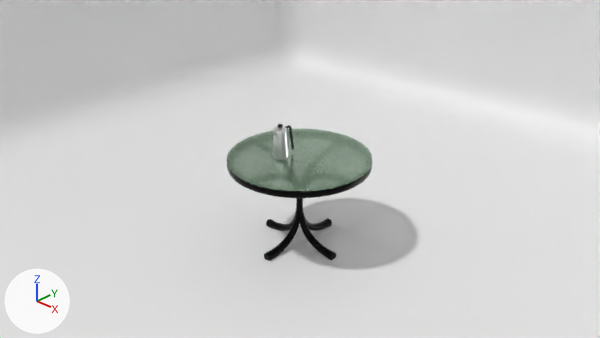
The Blender file blender/03_17/table.blend, before and after one commit.
Camera for both pictures: the file's camera 'Camera'. Every picture has the same lights, and +X, +Y and +Z are marked at lower left.

Objects in the first picture: 'Cylinder', 'Glass', 'Leg', 'Plane'.
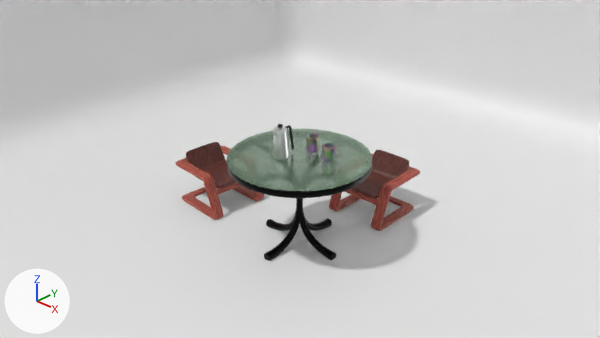
The change, as a list of edits to the scene's bpy script:
```text
Add mat_gold:
    mat_gold = principled_material('Gold')
    mat_gold.base_color = (0.8, 0.293, 0.0126)  # orange #e7931d
    mat_gold.metallic = 1.0
    mat_gold.roughness = 0.0
Add mat_cup:
    mat_cup = bpy.data.materials.new('Cup')
    # nodes: BsdfPrincipled, Mix, OutputMaterial, TexCoord, TexVoronoi
Add mat_wood_002:
    mat_wood_002 = bpy.data.materials.new('Wood.002')
    # nodes: BsdfPrincipled, Bump, Mapping, Mix, OutputMaterial, TexCoord, TexWave
    # colours: red #be614d, red #8e332c
Add mat_wood:
    mat_wood = bpy.data.materials.new('Wood')
    # nodes: BsdfPrincipled, Bump, Mapping, Mix, OutputMaterial, TexCoord, TexWave
    # colours: dark red #70392d, dark red #401714
Add me_cylinder_003:
    me_cylinder_003.from_pydata(...)  # 280 vertices, 292 faces; spans x -1.0..1.86, y -1.0..1.0, z -1.0..1.23
    me_cylinder_003.polygons.foreach_set('use_smooth', [True] * 292)
    # faces by material slot: [280, 12]
    me_cylinder_003.materials.append(mat_cup)  # its picture is missing
    me_cylinder_003.materials.append(mat_gold)  # orange #e7931d
Add me_cube_001:
    me_cube_001.from_pydata(...)  # 444 vertices, 432 faces; spans x -0.65..0.31, y -0.27..1.47, z -0.67..0.5
    me_cube_001.polygons.foreach_set('use_smooth', [True] * 432)
    # faces by material slot: [248, 184]
    me_cube_001.materials.append(mat_wood_002)
    me_cube_001.materials.append(mat_wood)
Add ob_cylinder_002:
    ob_cylinder_002 = bpy.data.objects.new('Cylinder.002', me_cylinder_003)
    ob_cylinder_002.location = (0.226, 0.1, 0.887)
    ob_cylinder_002.rotation_euler = (0.0, 0.0, 0.747)  # degrees (0, 0, 43)
    ob_cylinder_002.scale = (0.0564, 0.0564, 0.0564)
    _m = ob_cylinder_002.modifiers.new('Subdivision', 'SUBSURF')
    _m.levels = 2
Add ob_cylinder_001:
    ob_cylinder_001 = bpy.data.objects.new('Cylinder.001', me_cylinder_003.copy())
    ob_cylinder_001.location = (0.0, 0.158, 0.887)
    ob_cylinder_001.rotation_euler = (0.0, 0.0, 2.144)  # degrees (0, 0, 123)
    ob_cylinder_001.scale = (0.0564, 0.0564, 0.0564)
    _m = ob_cylinder_001.modifiers.new('Subdivision', 'SUBSURF')
    _m.levels = 2
Add ob_chair_001:
    ob_chair_001 = bpy.data.objects.new('Chair.001', me_cube_001)
    ob_chair_001.location = (-1.057, 0.008, -0.003)
    ob_chair_001.rotation_euler = (0.0, 0.0, -6288.0)  # degrees (0, 0, 84)
    _m = ob_chair_001.modifiers.new('Subdivision', 'SUBSURF')
    _m.levels = 2
Add ob_chair:
    ob_chair = bpy.data.objects.new('Chair', me_cube_001.copy())
    ob_chair.location = (0.117, 0.865, -0.003)
    _m = ob_chair.modifiers.new('Subdivision', 'SUBSURF')
    _m.levels = 2
```

Where the change shows, as pixel boxes [x1, y1, x2, y2] in the pictures (600 x 338 px):
'Chair', added: after [329, 150, 420, 231]
    faces in mat_wood_002: [329, 154, 420, 231]
    faces in mat_wood: [351, 150, 409, 199]
'Chair.001', added: after [175, 142, 264, 220]
    faces in mat_wood_002: [175, 146, 264, 220]
    faces in mat_wood: [186, 142, 236, 189]
'Cylinder.002', added: after [322, 143, 342, 162]
    faces in mat_cup (its picture is missing): [322, 143, 342, 162]
'Cylinder.001', added: after [306, 133, 319, 152]
    faces in mat_cup (its picture is missing): [306, 133, 319, 152]
